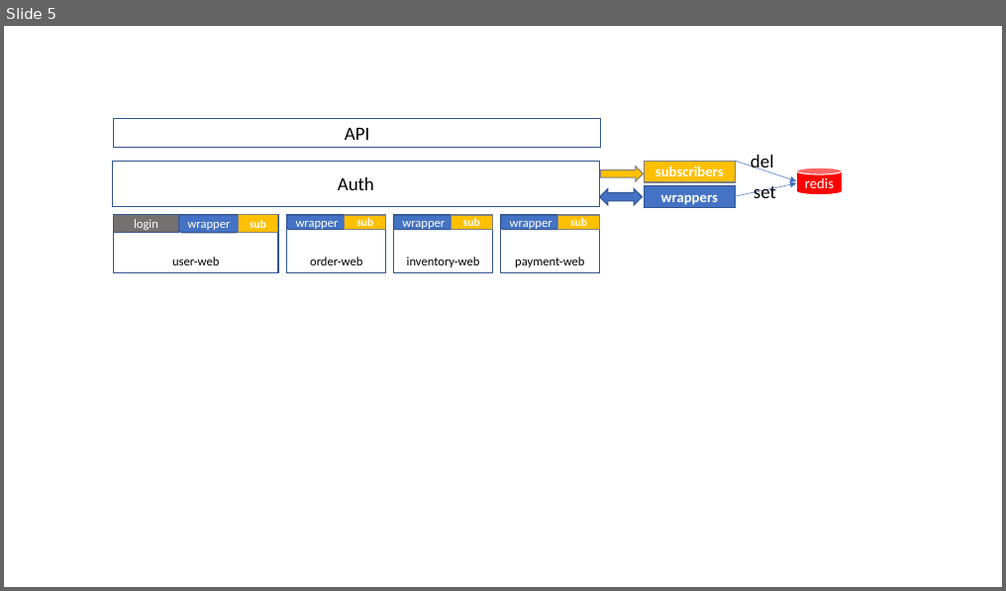
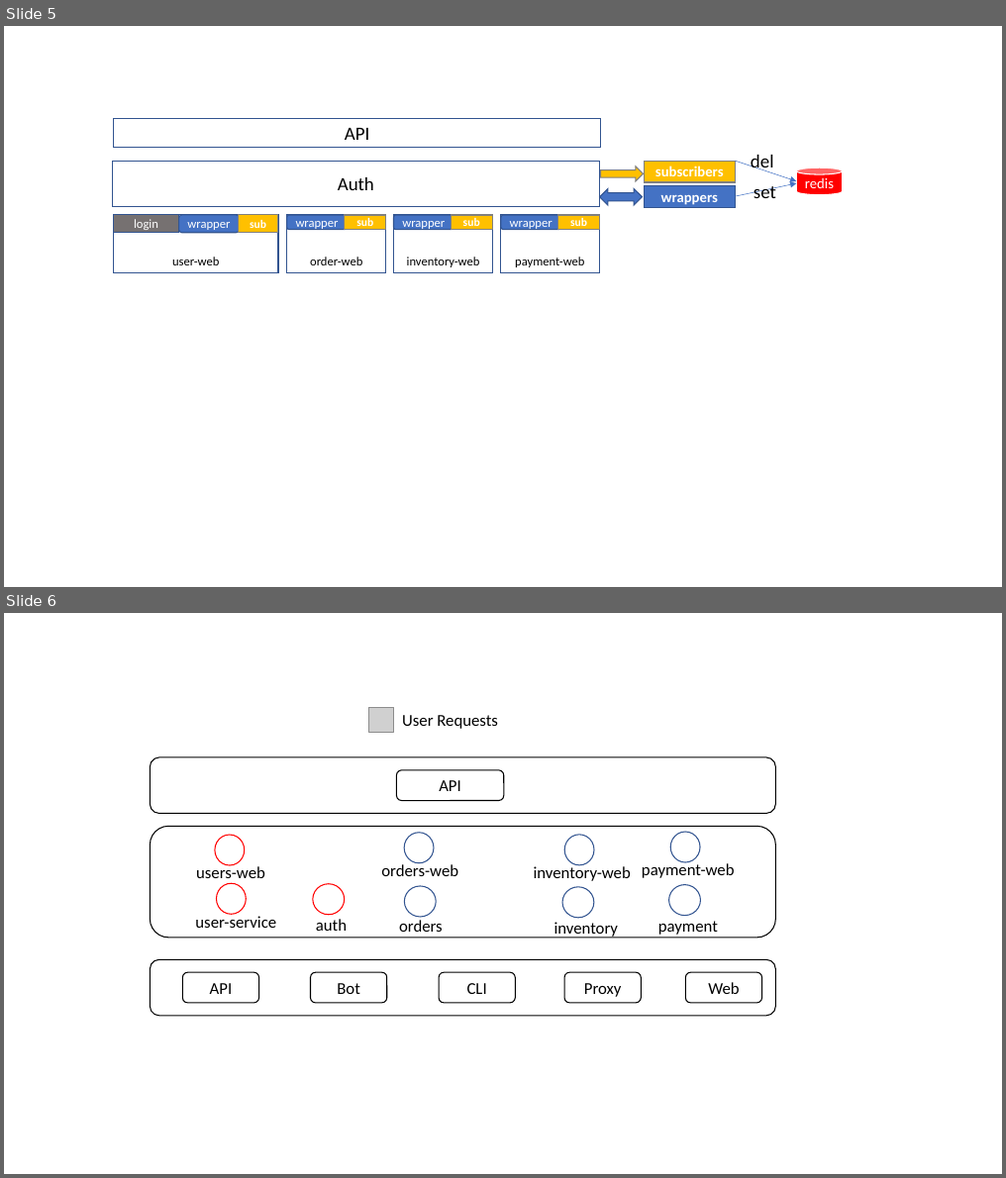
Before and after one commit to printfcoder/stack-rpc-tutorials, a slide deck: microservice-in-micro/docs/design.pptx. Shown one above the other, each under a label of ours: slide 5 before the commit, slides 5 and 6 after it. The pictures are 1006x591 and 1006x1178 pixels, drawn with LibreOffice and Linux fonts; fonts in the diff are those of the drawing; grey boxes stand for pictures. Boxes give left, top, right and bottom in pixels: in the first picture for what was removed or moved away, otherwise in the second. Text is boxed around its words. In the diff, an @@ line names an element or a change of style, - is before the commit and + after.

```diff
--- a/microservice-in-micro/docs/design.pptx
+++ b/microservice-in-micro/docs/design.pptx
@@ slide 6 added at <box>4,613,1002,1174</box>, background #FFFFFF @@
@@ picture added at <box>369,707,394,732</box> @@
@@ text added at <box>402,715,498,729</box>, 16 pt, text #000000 @@
+User Requests
@@ rounded rectangle added at <box>150,758,776,814</box>, fill #FFFFFF, outline #000000 1 pt @@
@@ rounded rectangle added at <box>396,770,503,801</box>, fill #FFFFFF, outline #000000 1 pt, 16 pt, text #000000 @@
+API
@@ rounded rectangle added at <box>150,827,776,938</box>, fill #FFFFFF, outline #000000 1 pt @@
@@ ellipse added at <box>215,835,245,865</box>, fill #FFFFFF, outline #FF0000 1 pt @@
@@ ellipse added at <box>405,833,434,863</box>, fill #FFFFFF, outline #325491 1 pt @@
@@ ellipse added at <box>564,835,594,865</box>, fill #FFFFFF, outline #325491 1 pt @@
@@ ellipse added at <box>671,832,700,862</box>, fill #FFFFFF, outline #325491 1 pt @@
@@ text added at <box>196,865,265,883</box>, 16 pt, text #000000 @@
+users-web
@@ text added at <box>381,863,458,876</box>, 16 pt, text #000000 @@
+orders-web
@@ text added at <box>534,865,631,881</box>, 16 pt, text #000000 @@
+inventory-web
@@ text added at <box>642,862,735,878</box>, 16 pt, text #000000 @@
+payment-web
@@ ellipse added at <box>217,883,246,914</box>, fill #FFFFFF, outline #FF0000 1 pt @@
@@ ellipse added at <box>313,884,345,915</box>, fill #FFFFFF, outline #FF0000 1 pt @@
@@ ellipse added at <box>405,886,436,917</box>, fill #FFFFFF, outline #325491 1 pt @@
@@ ellipse added at <box>562,887,594,918</box>, fill #FFFFFF, outline #325491 1 pt @@
@@ ellipse added at <box>668,884,700,916</box>, fill #FFFFFF, outline #325491 1 pt @@
@@ text added at <box>195,916,276,928</box>, 16 pt, text #000000 @@
+user-service
@@ text added at <box>316,919,347,931</box>, 16 pt, text #000000 @@
+auth
@@ text added at <box>399,920,443,932</box>, 16 pt, text #000000 @@
+orders
@@ text added at <box>554,922,619,939</box>, 16 pt, text #000000 @@
+inventory
@@ text added at <box>658,921,718,935</box>, 16 pt, text #000000 @@
+payment
@@ rounded rectangle added at <box>150,959,776,1016</box>, fill #FFFFFF, outline #000000 1 pt @@
@@ rounded rectangle added at <box>183,972,259,1003</box>, fill #FFFFFF, outline #000000 1 pt, 16 pt, text #000000 @@
+API
@@ rounded rectangle added at <box>310,972,386,1003</box>, fill #FFFFFF, outline #000000 1 pt, 16 pt, text #000000 @@
+Bot
@@ rounded rectangle added at <box>439,972,515,1003</box>, fill #FFFFFF, outline #000000 1 pt, 16 pt, text #000000 @@
+CLI
@@ rounded rectangle added at <box>564,972,642,1003</box>, fill #FFFFFF, outline #000000 1 pt, 16 pt, text #000000 @@
+Proxy
@@ rounded rectangle added at <box>686,972,762,1003</box>, fill #FFFFFF, outline #000000 1 pt, 16 pt, text #000000 @@
+Web
```
Also in this commit, not shown: 14 other files.
